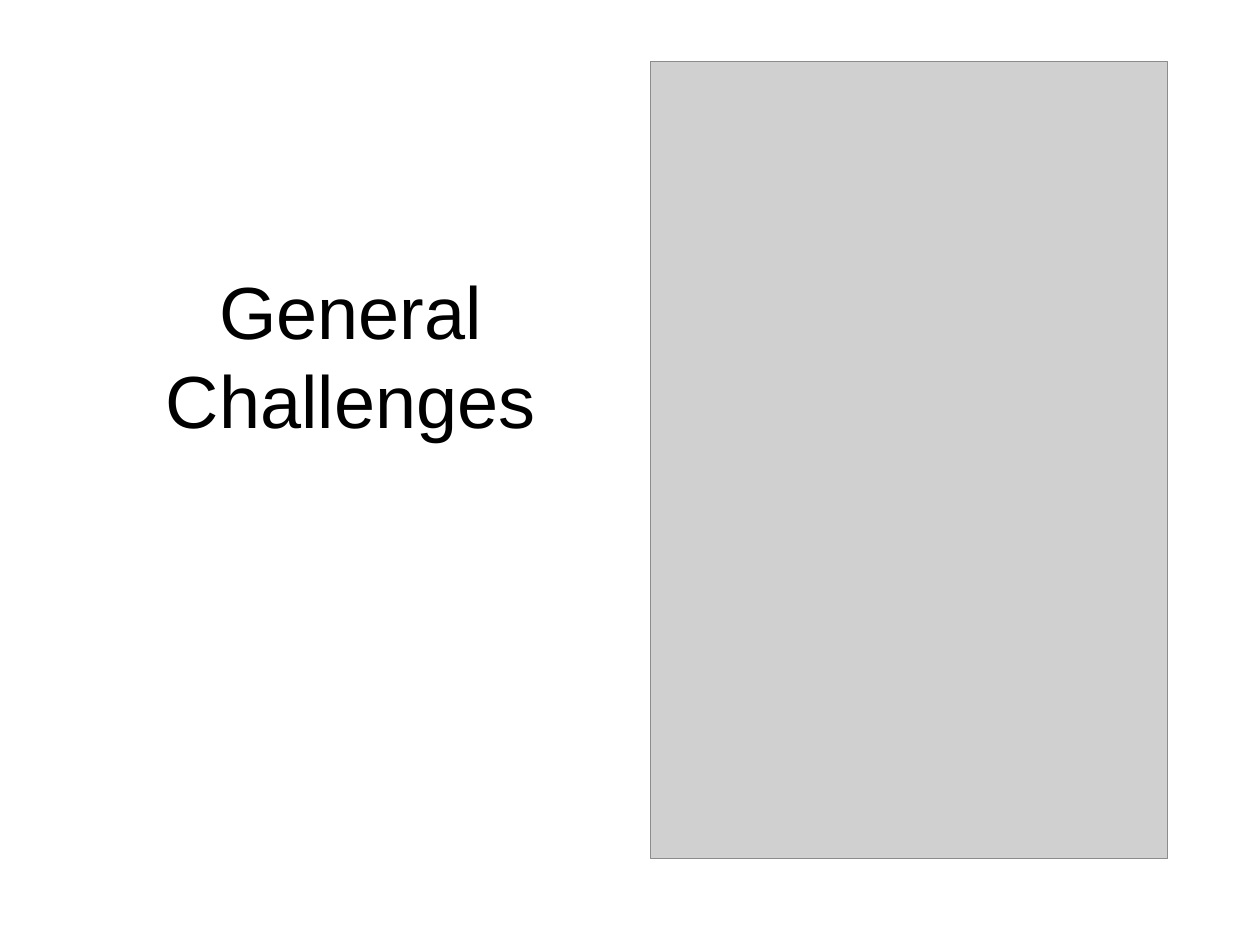
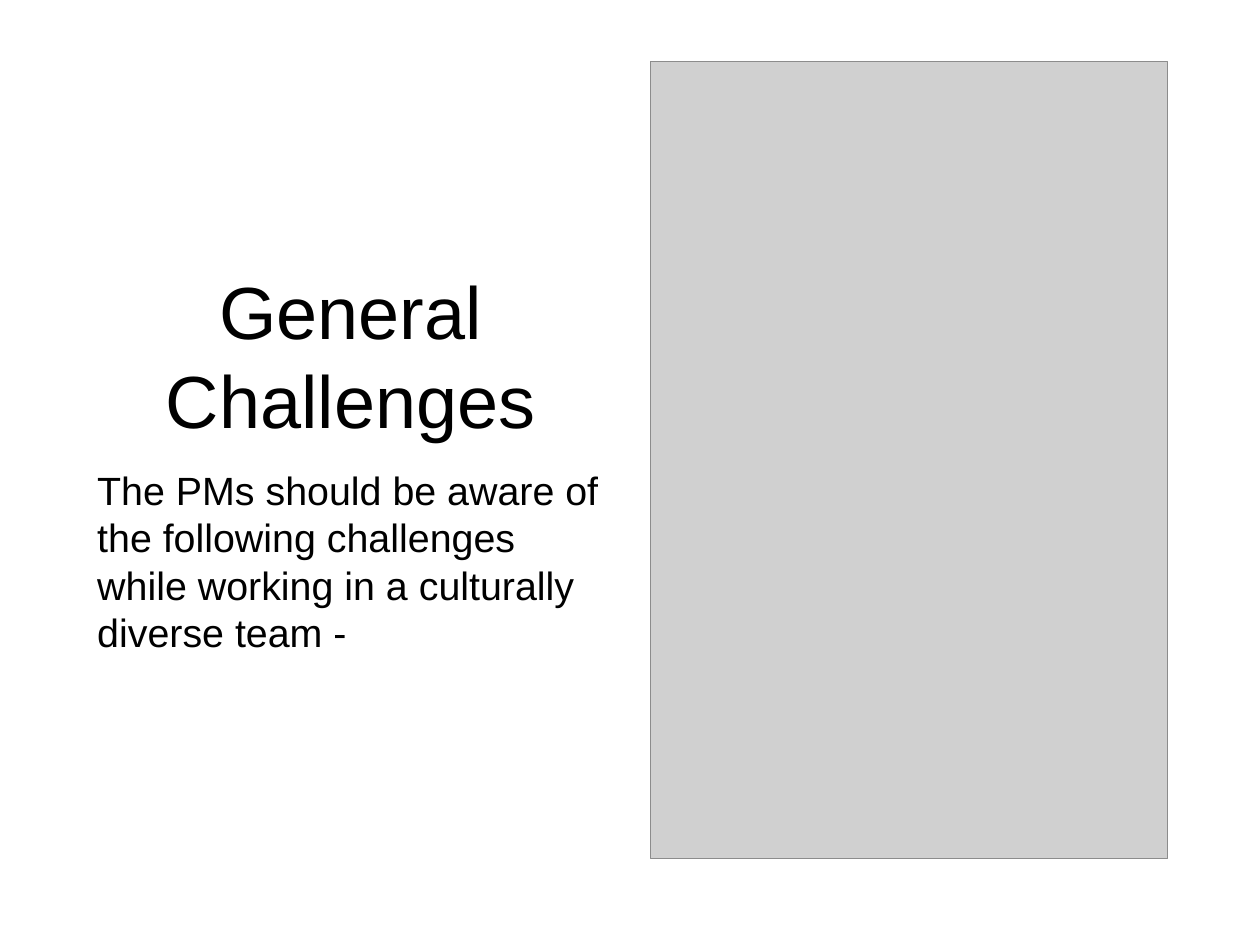
Before and after one commit to samiuljahan/IPM17, a slide deck: slide 2 of PPT.pptx. Drawn at 1260x945 pixels with LibreOffice and Linux fonts; fonts in the diff are those of the drawing; grey boxes stand for pictures. Boxes give left, top, right and bottom in pixels: in the first picture for what was removed or moved away, otherwise in the second. Text is boxed around its words. In the diff, an @@ line names an element or a change of style, - is before the commit and + after.

Commit message:
Updated the 'general challenges' section. Will be updated further

```diff
--- a/PPT.pptx
+++ b/PPT.pptx
@@ text added at bbox=[97, 476, 598, 648], 32 pt, text #000000 @@
+The PMs should be aware of the following challenges while working in a culturally diverse team -
```
Also in this commit, not shown: 1 other slide changed, 3 slides added.
